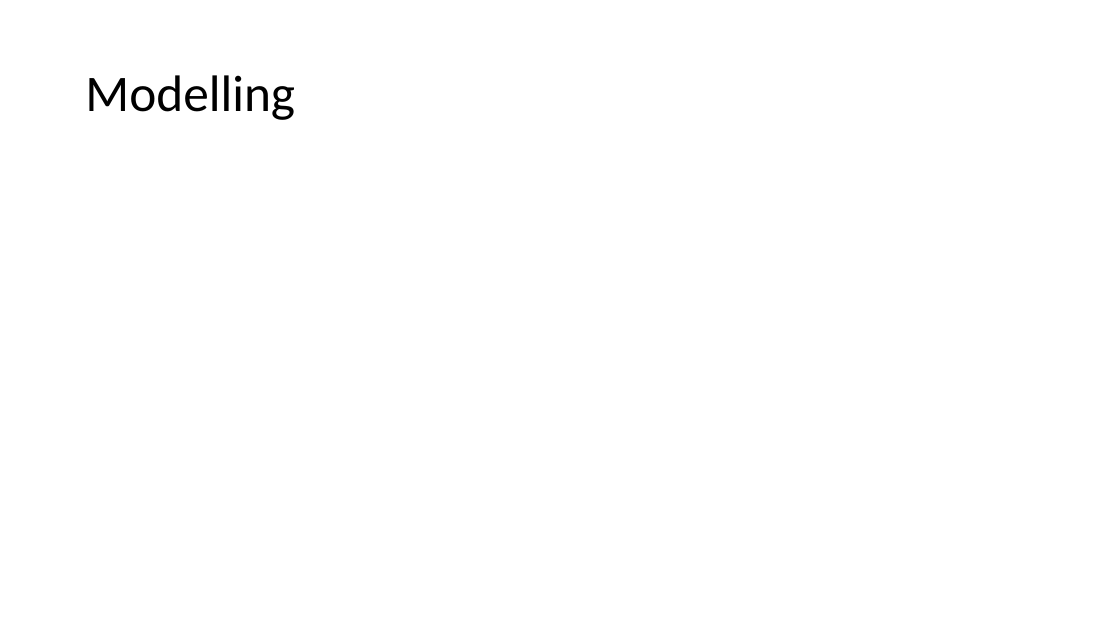
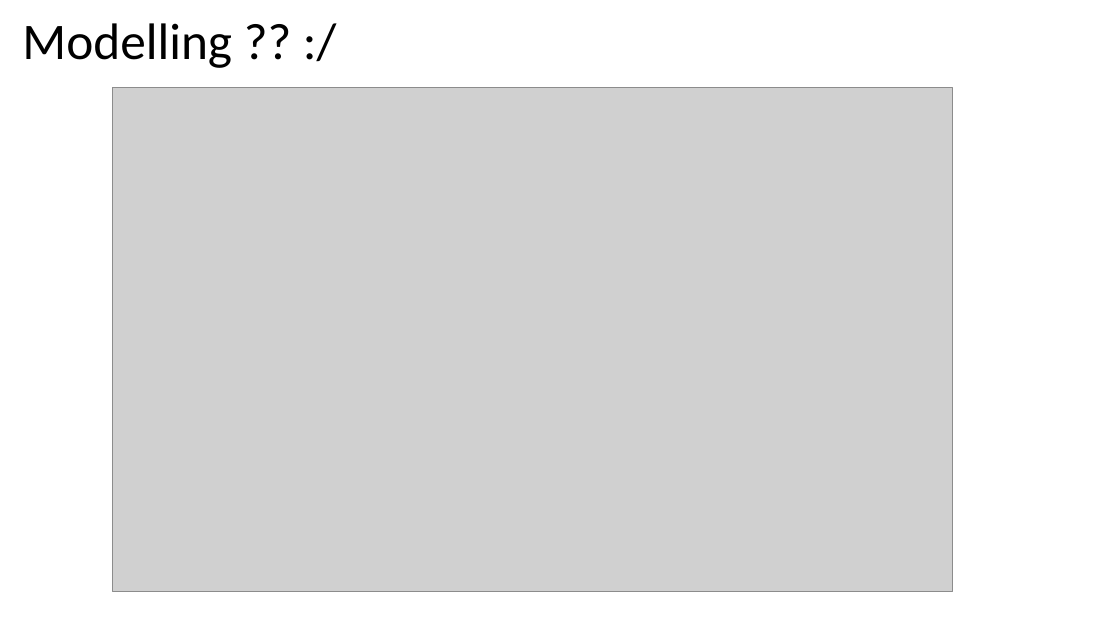
Before and after one commit to rforbiodatascience/2020_group01, a slide deck: slide 4 of Doc/questions_leon_group1_06_05_2020.pptx. Drawn at 1120x630 pixels with LibreOffice and Linux fonts; fonts in the diff are those of the drawing; grey boxes stand for pictures. Boxes give left, top, right and bottom in pixels: in the first picture for what was removed or moved away, otherwise in the second. Text is boxed around its words. In the diff, an @@ line names an element or a change of style, - is before the commit and + after.

```diff
--- a/Doc/questions_leon_group1_06_05_2020.pptx
+++ b/Doc/questions_leon_group1_06_05_2020.pptx
@@ title at (x1=22, y1=23, x2=232, y2=68): text changed @@
-Modelling
+Modelling ?? :/
@@ picture added at (x1=113, y1=87, x2=953, y2=592) @@
```
Also in this commit, not shown: 2 other files.
